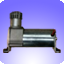
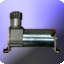
Comparing the layer stacks of the two (64, 64) images. Changes:
pixels changed over (x1=0, y1=0, x2=64, y2=64) (layer not identified)
